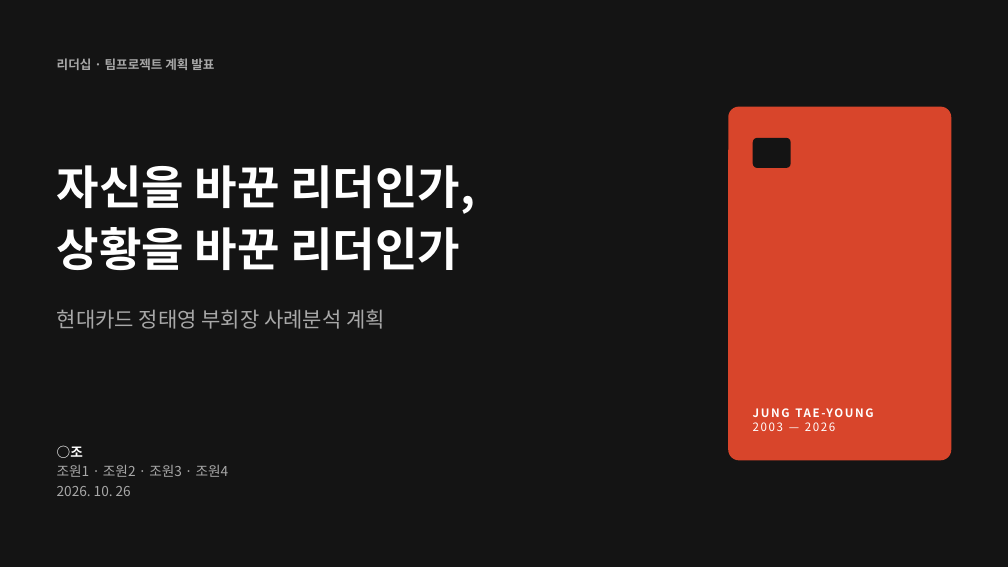
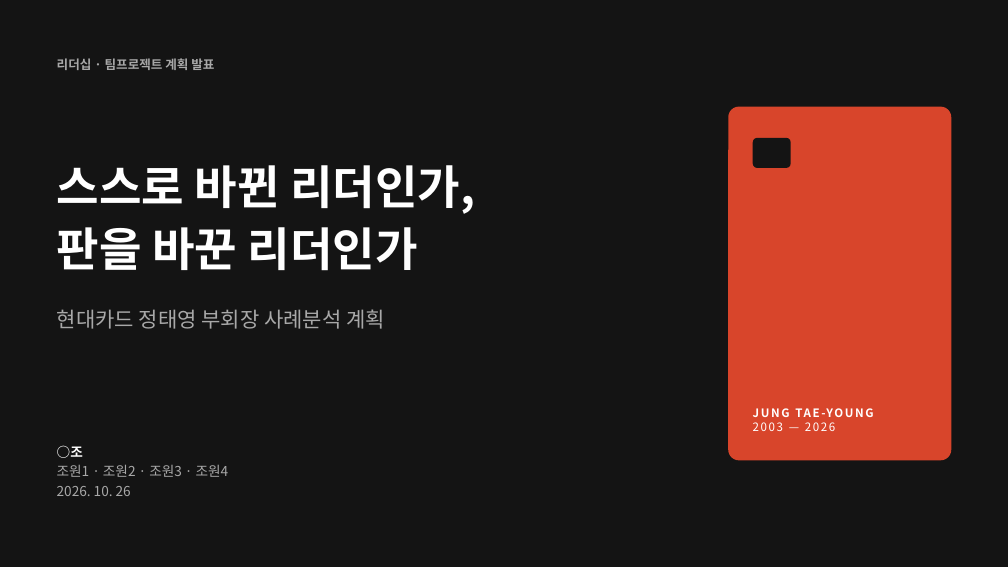
Before and after one commit to NATHAN18-ABLE/for-nathan, a slide deck: slide 1 of leadership-ppt/leadership-plan.pptx. Drawn at 1008x567 pixels with LibreOffice and Linux fonts; fonts in the diff are those of the drawing. Boxes give left, top, right and bottom in pixels: in the first picture for what was removed or moved away, otherwise in the second. Text is boxed around its words. In the diff, an @@ line names an element or a change of style, - is before the commit and + after.

```diff
--- a/leadership-ppt/leadership-plan.pptx
+++ b/leadership-ppt/leadership-plan.pptx
@@ text at [57,165,475,271]: text changed @@
-자신을 바꾼 리더인가,
-상황을 바꾼 리더인가
+스스로 바뀐 리더인가,
+판을 바꾼 리더인가
```
Also in this commit, not shown: 13 other slides changed, 2 slides added, 2 slides removed, 3 other files.
